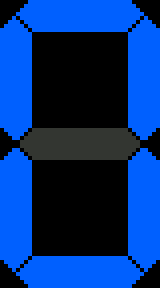
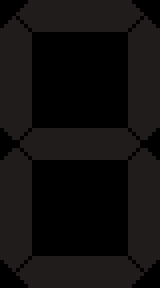
Layered file, before and after one edit (160px x 288px). Changes by layer:
hid "0", painted on it over [0,0,160,288]
painted on "inactive" over [0,0,160,288]
